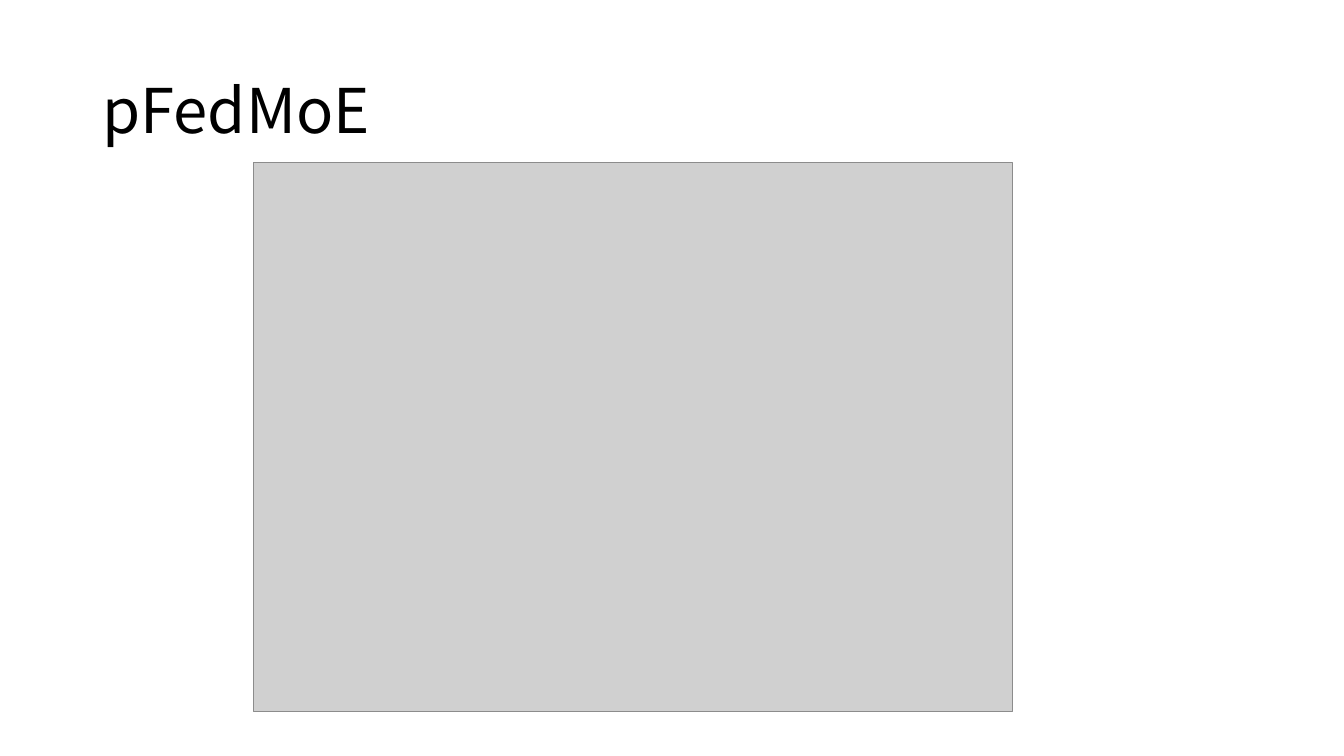
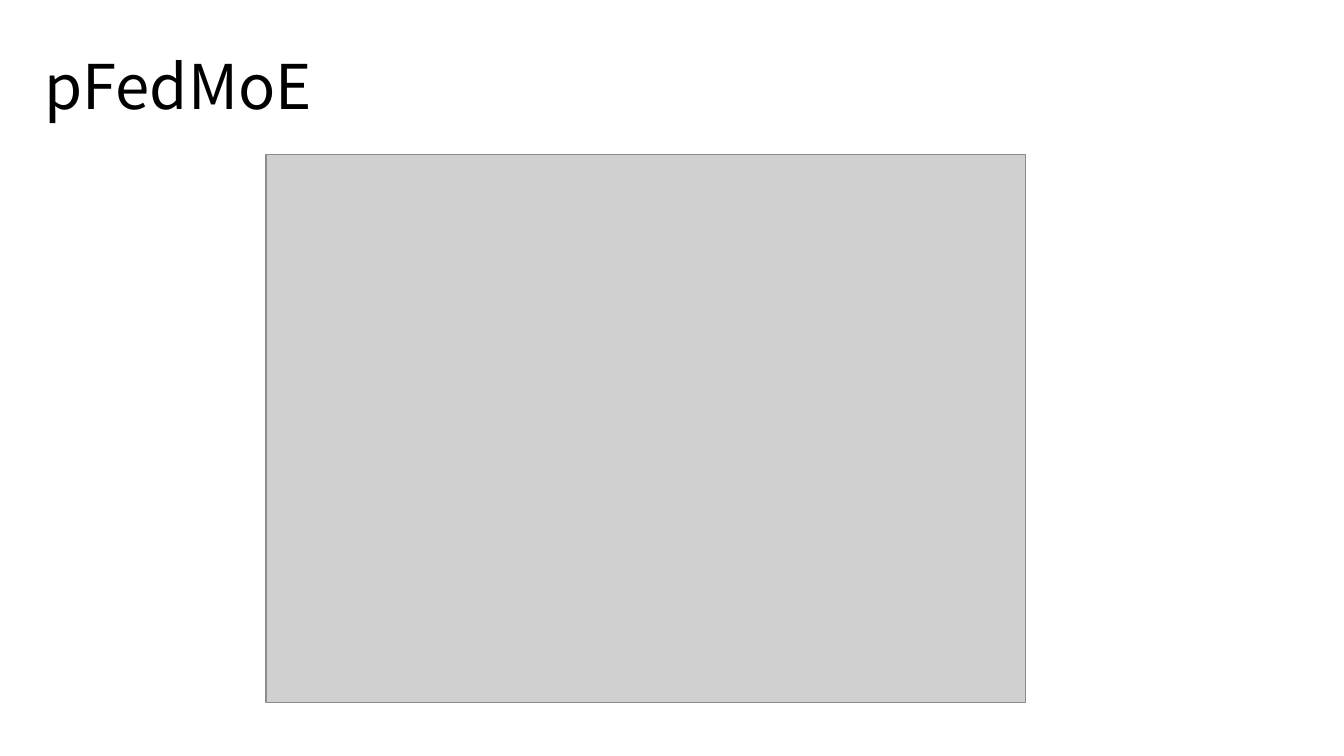
Before and after one commit to topaz11100/icon_semina, a slide deck: slide 8 of 1/세미나발표.pptx. Drawn at 1344x756 pixels with LibreOffice and Linux fonts; fonts in the diff are those of the drawing; grey boxes stand for pictures. Boxes give left, top, right and bottom in pixels: in the first picture for what was removed or moved away, otherwise in the second. Text is boxed around its words. In the diff, an @@ line names an element or a change of style, - is before the commit and + after.

```diff
--- a/1/세미나발표.pptx
+++ b/1/세미나발표.pptx
@@ title "pFedMoE": place and size @@
-title "pFedMoE" at [102,84,369,147]
+title "pFedMoE" at [45,60,312,123]
@@ picture: place and size @@
-picture at [253,162,1012,712]
+picture at [266,154,1025,704]
```
Also in this commit, not shown: 1 other slide changed, 10 slides added.
